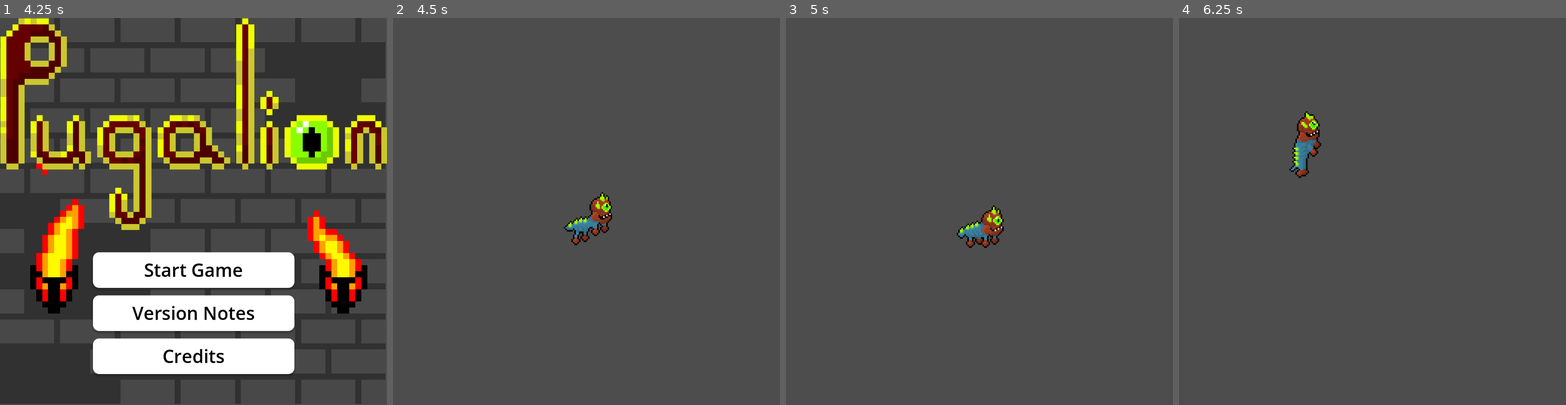
Above: before the commit, frames 1-4 (left to right).
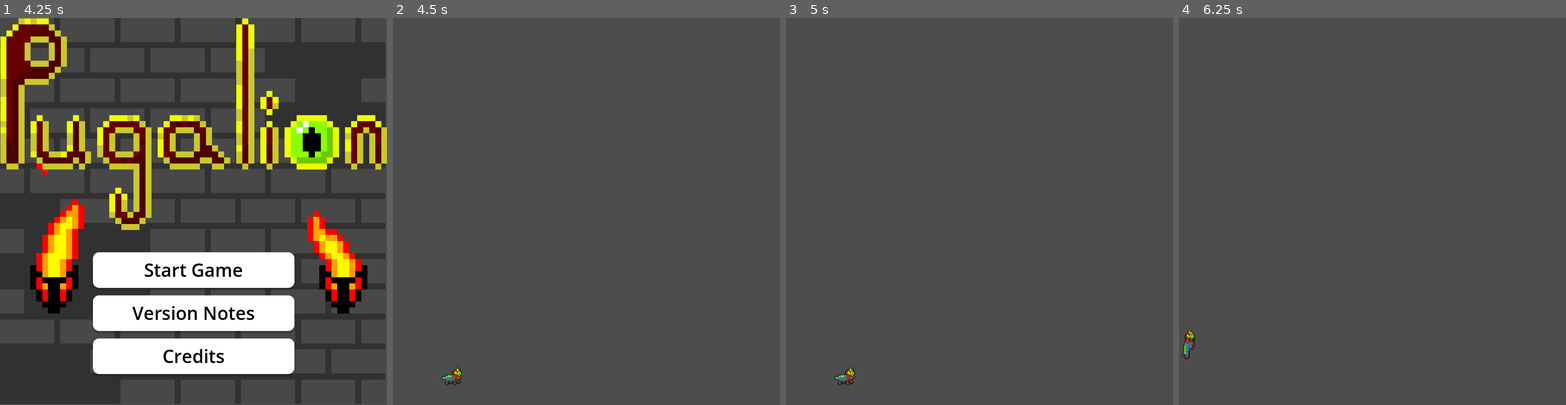
Above: after the commit, the same moments.

Repository: vhmnguyen/IMGD1001-Game-Project
Game: Godot game, scene res://scenes/splash_screen.tscn
The game is run twice, just before and just after one commit, with the same random seed, the same clock (stepped at 60 frames per second) and the same inputs.
Inputs:
- Up to frame 1 (4.25 s): hold Right (move_right) 0.53-2.03 s; tap Space (jump) at 0.6, 0.77, 1.07, 1.35, 1.52, 1.82, 2.1, 2.85, 3.02, 3.32, 3.6, 3.77, 4.07 s; tap Enter at 2 s; hold Left (move_left) 2.03-2.78 s; hold Right (move_right) from 2.78 s (still down)
- Up to frame 2 (4.5 s): release Right (move_right) at 4.25 s; click "Start Game" at 4.25 s
- Up to frame 3 (5 s): no input
- Up to frame 4 (6.25 s): hold Left (move_left) 5.03-5.78 s; tap Space (jump) at 5.1, 5.27, 5.57, 5.85 s; hold Right (move_right) from 5.78 s (still down)

Frame 1 is identical in both runs. In frame 2, 0.9% of the frame differs, in the area x 12-57%, y 45-95%; in frame 3, 0.9%; in frame 4, 1.0%, in the area x 0-37%, y 24-89%.

Commit message:
Fixed Pugalion size

Diff:
--- a/scenes/game.tscn
+++ b/scenes/game.tscn
@@ -11,7 +11,7 @@
 position = Vector2(46, 32)
 
 [node name="Camera2D" type="Camera2D" parent="."]
-position = Vector2(43, 22)
+position = Vector2(116, -73)
 zoom = Vector2(4, 4)
 
 [node name="StaticBody2D" type="StaticBody2D" parent="."]
--- a/scenes/pugalion.tscn
+++ b/scenes/pugalion.tscn
@@ -127,19 +127,18 @@
 }]
 
 [sub_resource type="CircleShape2D" id="CircleShape2D_gn633"]
-radius = 6.0
+radius = 3.0
 
 [node name="Pugalion" type="CharacterBody2D"]
 script = ExtResource("1_ftvop")
 
 [node name="AnimatedSprite2D" type="AnimatedSprite2D" parent="."]
-position = Vector2(0, -14)
+position = Vector2(-18, 4)
+scale = Vector2(0.4375, 0.4375)
 sprite_frames = SubResource("SpriteFrames_b6dwm")
-animation = &"jump"
+animation = &"idle"
 autoplay = "idle"
-frame = 2
-frame_progress = 0.7232801
 
 [node name="CollisionShape2D" type="CollisionShape2D" parent="."]
-position = Vector2(1, -11)
+position = Vector2(-19, 6)
 shape = SubResource("CircleShape2D_gn633")
--- a/scripts/pugalion.gd
+++ b/scripts/pugalion.gd
@@ -1,8 +1,8 @@
 extends CharacterBody2D
 
 
-const SPEED = 130.0
-const JUMP_VELOCITY = -300.0
+const SPEED = 100.0
+const JUMP_VELOCITY = -225.0
 
 @onready var animated_sprite: AnimatedSprite2D = $AnimatedSprite2D
 
